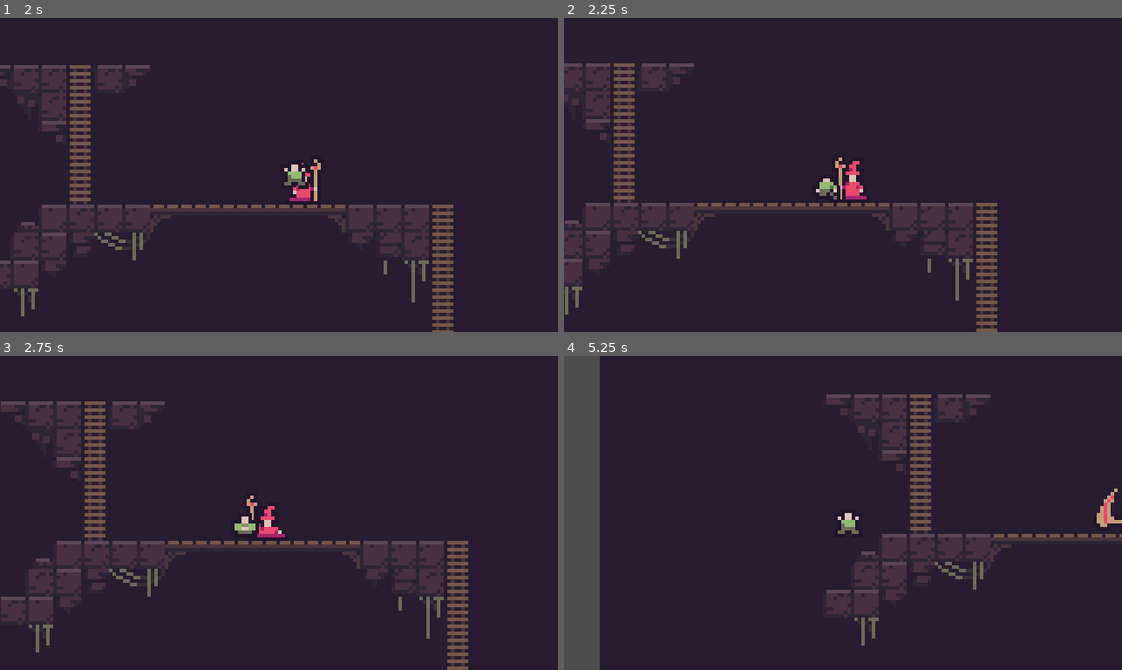
Above: before the commit, frames 1-4 (two rows, left to right).
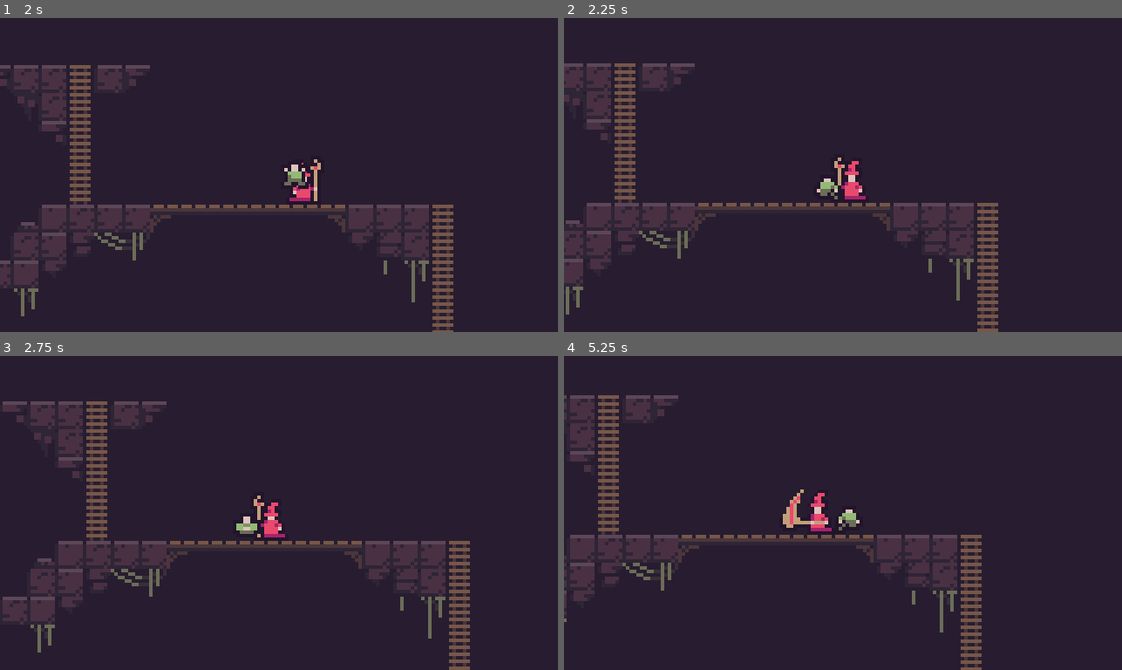
Above: after the commit, the same moments.

Repository: ShamsParvezArka/buet-game-jam-2026-submission
Game: Godot game, scene res://scene/tutorial.tscn
The game is run twice, just before and just after one commit, with the same random seed, the same clock (stepped at 60 frames per second) and the same inputs.
Inputs:
- Up to frame 1 (2 s): hold K (attack) 0.53-1.28 s; hold D (move_right) from 0.53 s (still down); tap Space (jump) at 0.77, 1.52 s; tap W (climb) at 1.35 s
- Up to frame 2 (2.25 s): release D (move_right) at 2.03 s; hold A (move_left) from 2.03 s (still down); tap Tab (player_switch) at 2.1 s
- Up to frame 3 (2.75 s): keep holding A (move_left)
- Up to frame 4 (5.25 s): release A (move_left) at 2.78 s; hold D (move_right) 2.78-4.28 s; tap K (attack) at 2.85 s; tap Space (jump) at 3.02, 3.77, 4.52 s; tap W (climb) at 3.6 s; hold A (move_left) 4.28-5.03 s; tap Tab (player_switch) at 4.35 s; hold D (move_right) from 5.03 s (still down); hold K (attack) from 5.03 s (still down)

Frame 1 is identical in both runs. In frame 2, 1.4% of the frame differs, in the area x 0-78%, y 14-100%; in frame 3, 3.2%; in frame 4, 18%, in the area x 0-100%, y 0-100%.

Commit message:
lazy -> micro adjustment

Diff:
--- a/scene/player_wizard.tscn
+++ b/scene/player_wizard.tscn
@@ -188,7 +188,7 @@
 [node name="Flipbook" type="AnimatedSprite2D" parent="."]
 sprite_frames = SubResource("SpriteFrames_rmfn0")
 animation = &"attack"
-frame_progress = 0.31126273
+frame_progress = 0.68850046
 
 [node name="Collider" type="CollisionShape2D" parent="."]
 position = Vector2(-2, 4)
--- a/script/character_controller.gd
+++ b/script/character_controller.gd
@@ -14,9 +14,8 @@
 
 
 func _process(_delta: float) -> void:
-	if GlobalState.current_selected_player == self:
-		direction_horizontal = Input.get_axis("move_left", "move_right")
-		direction_vertical = Input.get_axis("move_up", "move_down")
+	direction_horizontal = Input.get_axis("move_left", "move_right")
+	direction_vertical = Input.get_axis("move_up", "move_down")
 
 
 func _physics_process(delta: float) -> void:
